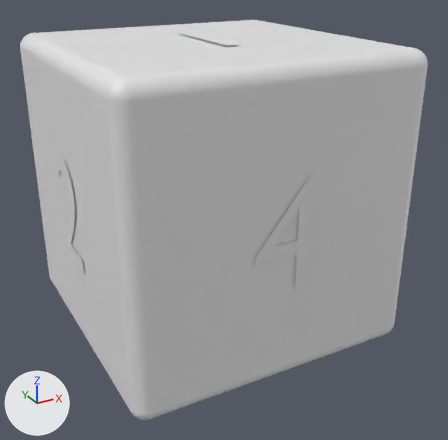
The FBX model Assets/Dice/D6.fbx, before and after one commit.
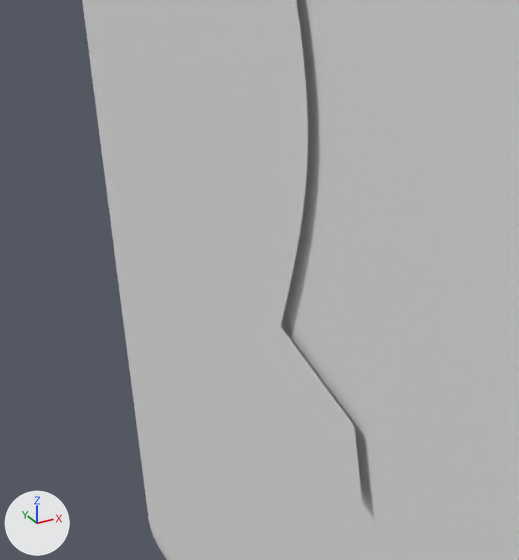
The first picture shows the older version from a camera (50 mm lens) standing at (-1.9, -3.68, 1.55) and looking at (0.05, -0.14, -0.22). The close-ups show both versions on the part from 6% to 24% of the width and 44% to 64% of the height of that picture; other places that the commit changed are outside them. The lights are fixed; the arrows at lower left show +X, +Y and +Z. Where no turn or scale is listed for an object, it has been applied to the vertices.

Names of what the first close-up shows: '2', 'Cube'.
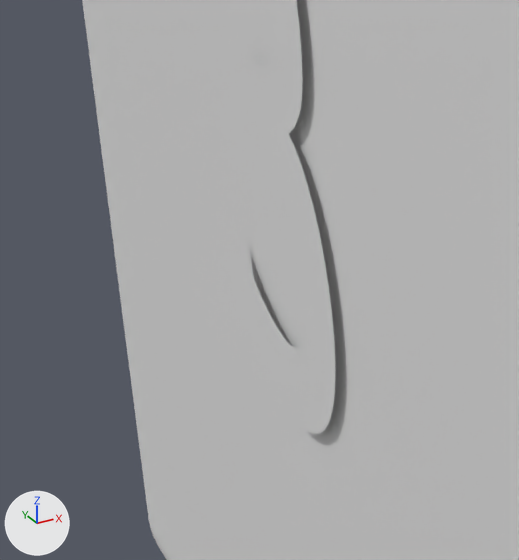
What differs and where, as boxes [x1, y1, x2, y2] in the close-ups (519 x 560 px):
'3', moved, turned (not visible before)
    after: [240, 0, 335, 434]
'2', moved, turned (not visible afterwards)
    before: [244, 0, 363, 507]

What the commit changed:
Object '2' (ob_2) moves from (-1.01, 0.0, 0.0) to (0.0, -1.01, 0.0).
Object '2' (ob_2) turns from (90, 0, -90) to (90, 0, 0) degrees about x, y and z.
Object '3' (ob_3) moves from (0.0, 1.01, 0.0) to (-1.01, 0.0, 0.0).
Object '3' (ob_3) turns from (90, 0, -180) to (90, 0, -90) degrees about x, y and z.
